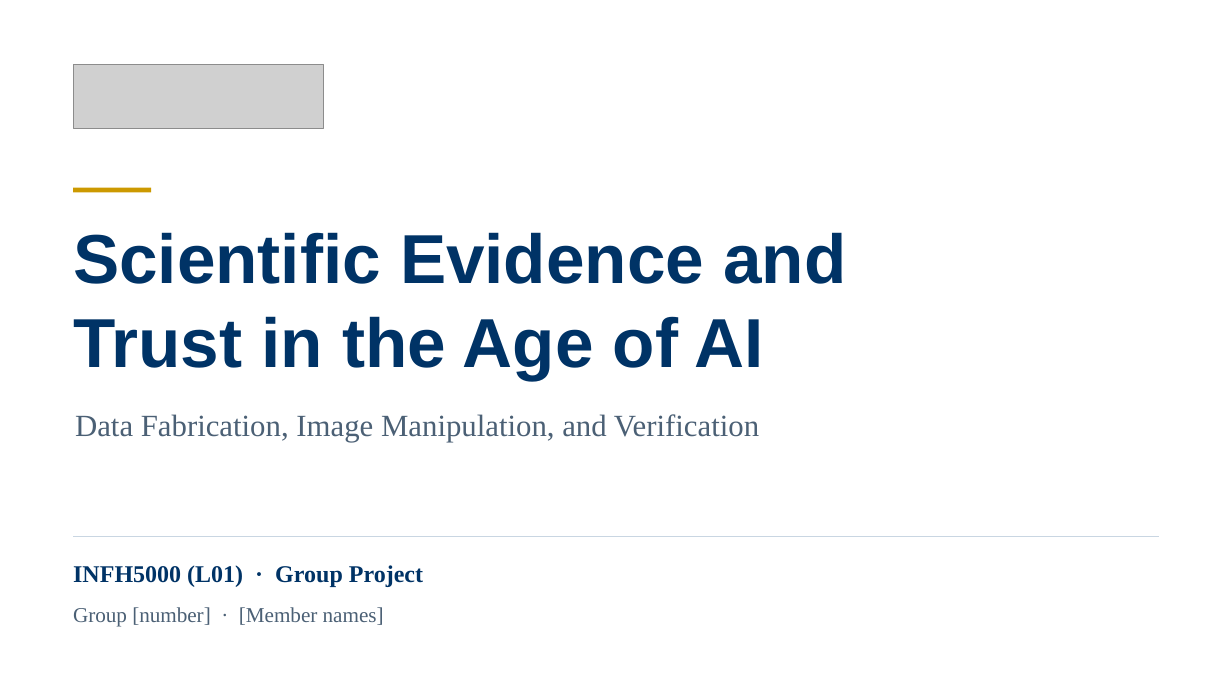
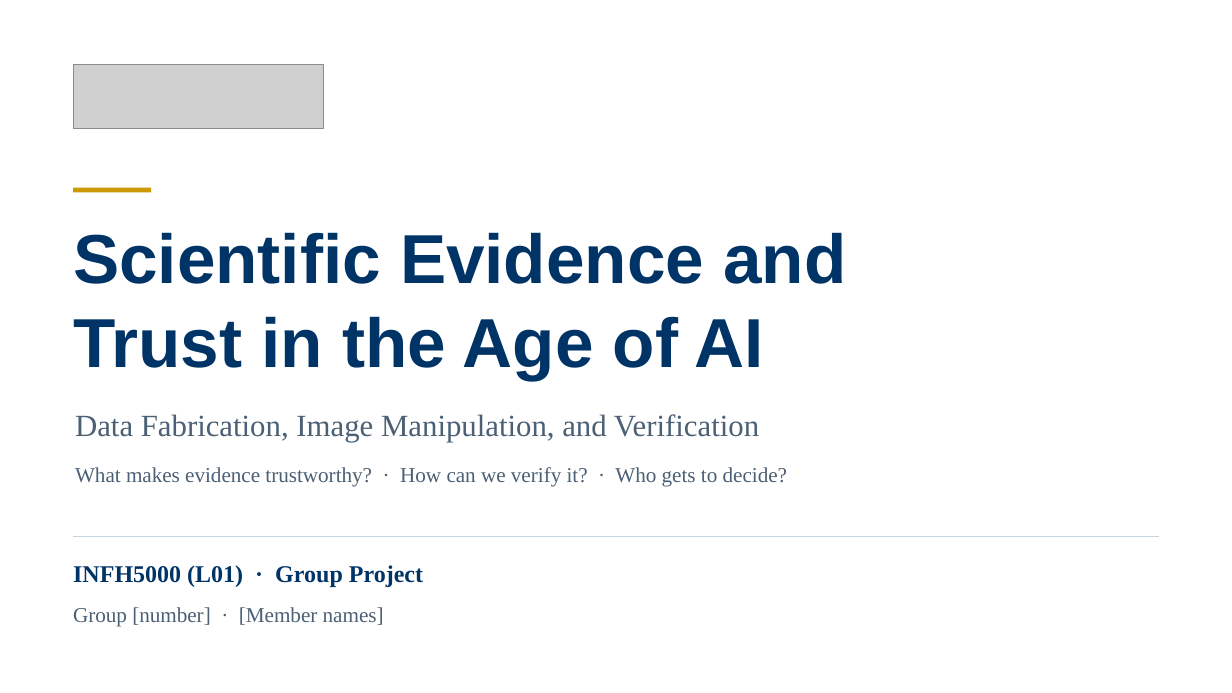
Before and after one commit to acmomo/cursor-playground, a slide deck: slide 1 of INFH5000_PPT_SpeakerAligned_KeywordVersion.pptx. Drawn at 1232x693 pixels with LibreOffice and Linux fonts; fonts in the diff are those of the drawing; grey boxes stand for pictures. Boxes give left, top, right and bottom in pixels: in the first picture for what was removed or moved away, otherwise in the second. Text is boxed around its words. In the diff, an @@ line names an element or a change of style, - is before the commit and + after.

```diff
--- a/INFH5000_PPT_SpeakerAligned_KeywordVersion.pptx
+++ b/INFH5000_PPT_SpeakerAligned_KeywordVersion.pptx
@@ text added at [75,467,787,486], 16.5 pt, text #4B6075 @@
+What makes evidence trustworthy? · How can we verify it? · Who gets to decide?
```
Also in this commit, not shown: 6 other slides changed, 2 slides added, 2 slides removed.
